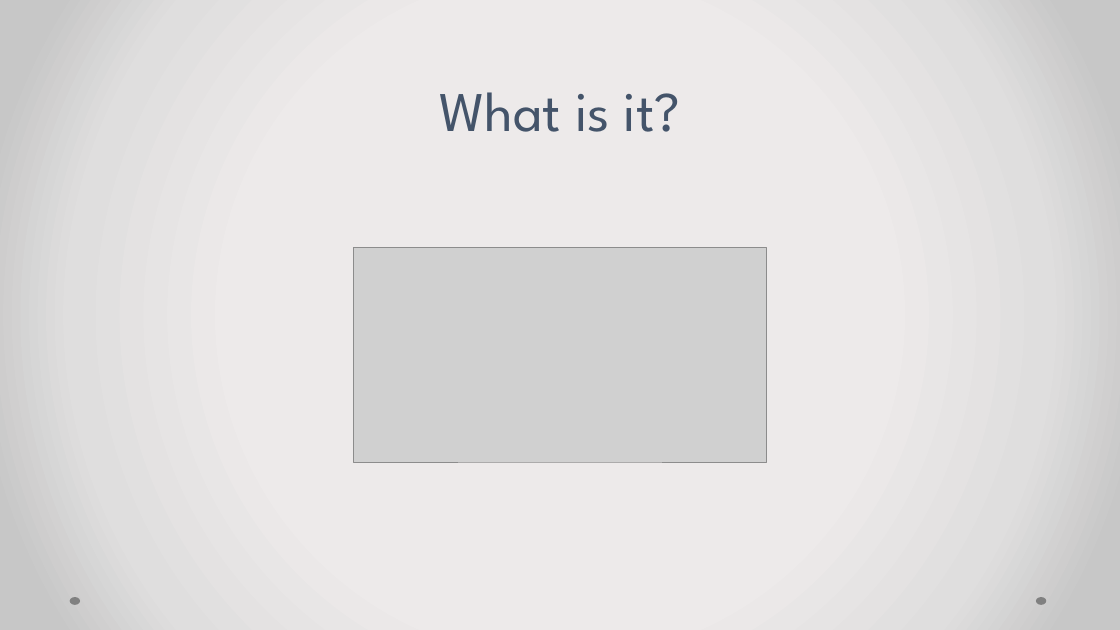
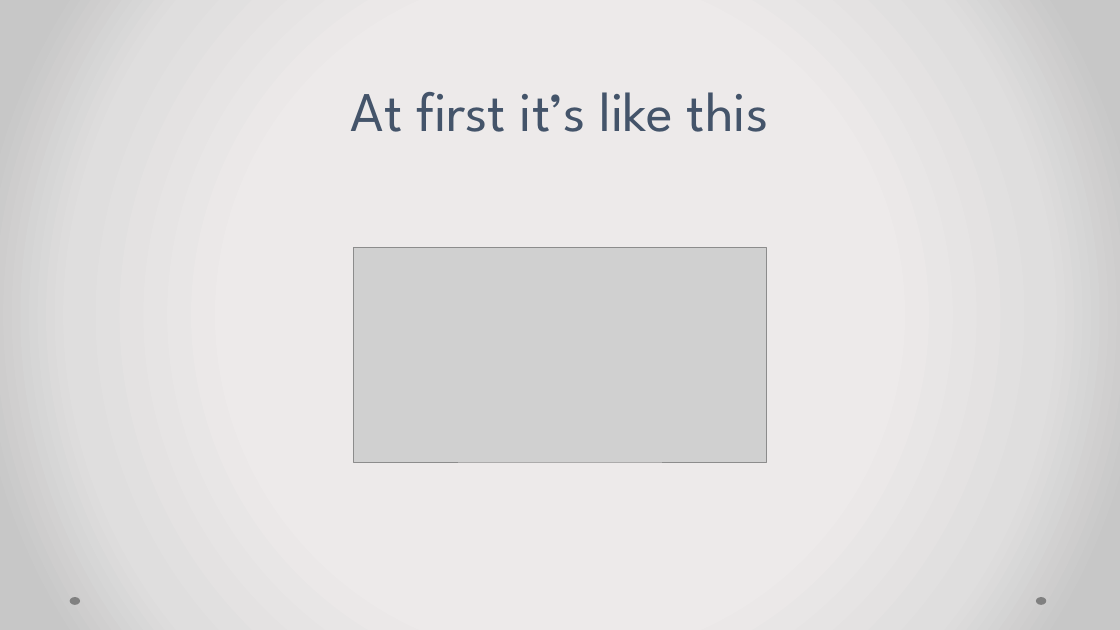
Before and after one commit to paul-antal/tdd-on-typescript, a slide deck: slide 4 of TDD on TypeScript.pptx (slide 3 before the commit). Drawn at 1120x630 pixels with LibreOffice and Linux fonts; fonts in the diff are those of the drawing; grey boxes stand for pictures. Boxes give left, top, right and bottom in pixels: in the first picture for what was removed or moved away, otherwise in the second. Text is boxed around its words. In the diff, an @@ line names an element or a change of style, - is before the commit and + after.

```diff
--- a/TDD on TypeScript.pptx
+++ b/TDD on TypeScript.pptx
@@ title at bbox=[351, 92, 769, 132]: text changed @@
-What is it?
+At first it’s like this
```
Also in this commit, not shown: 3 other slides changed, 2 slides added.
